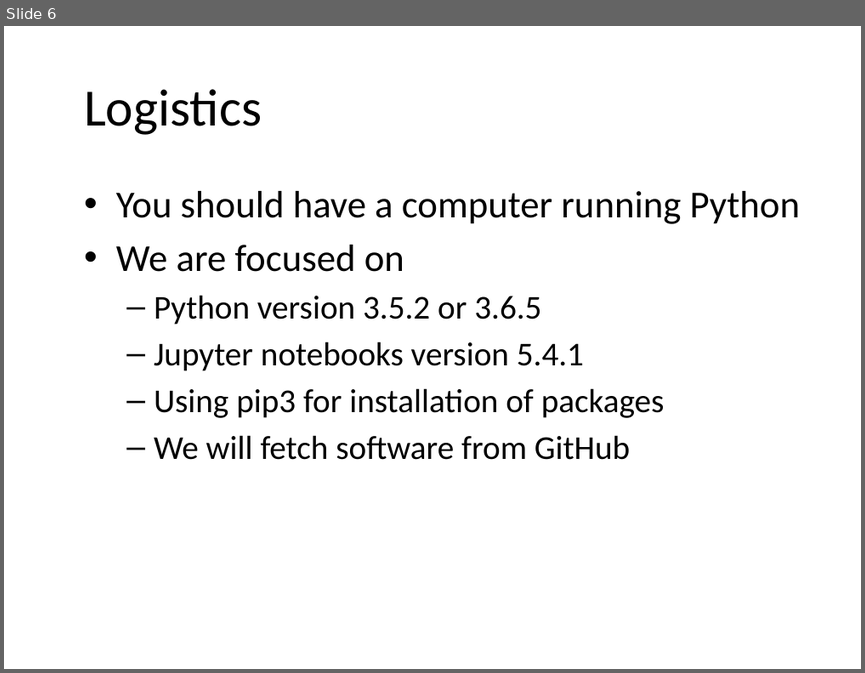
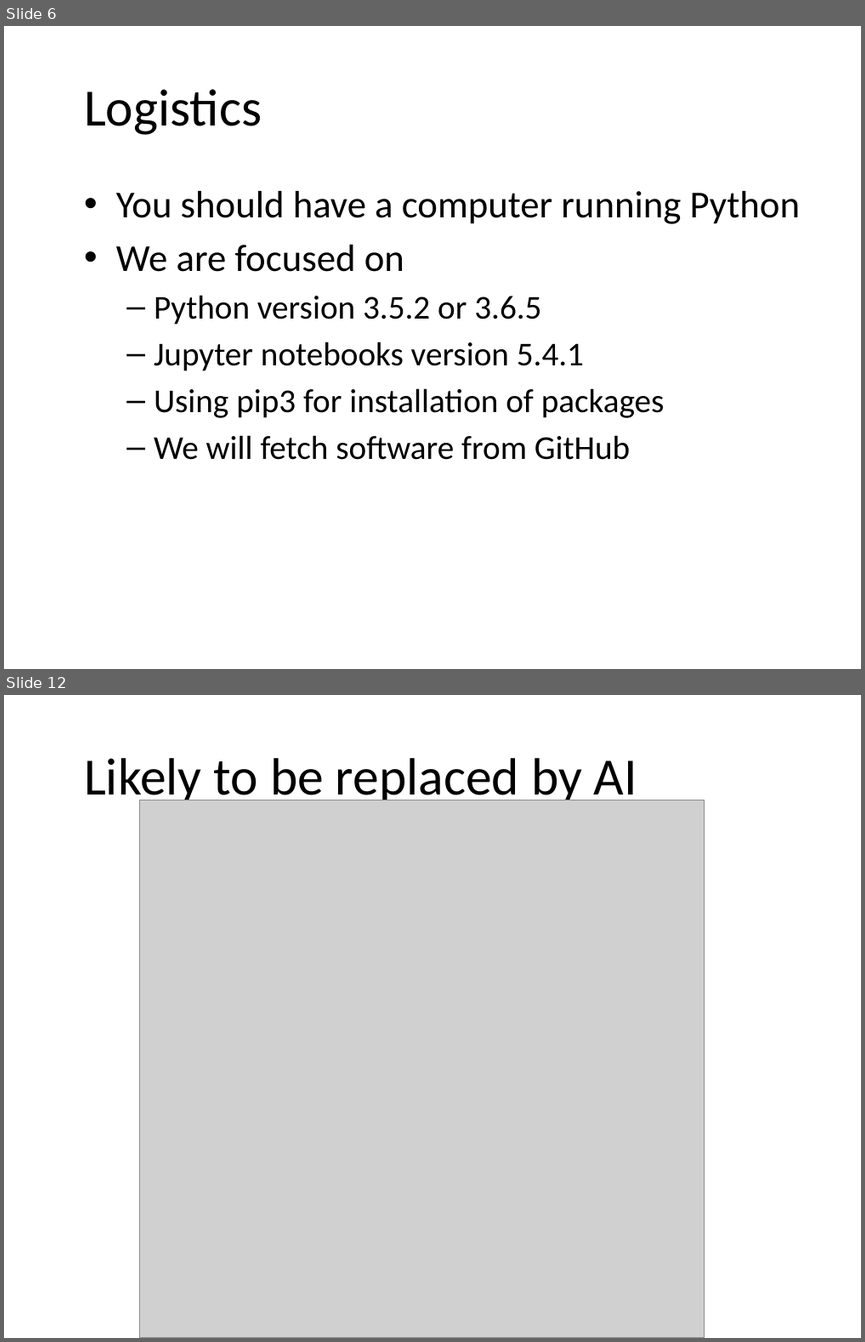
Before and after one commit to JeffRisberg/PythonNotebooksForAI, a slide deck: Documents/10-Introduction.pptx. Shown one above the other, each under a label of ours: slide 6 before the commit, slides 6 and 12 after it; the slides between them are not shown. The pictures are 865x673 and 865x1342 pixels, drawn with LibreOffice and Linux fonts; fonts in the diff are those of the drawing; grey boxes stand for pictures; background and template pictures are left out. Boxes give left, top, right and bottom in pixels: in the first picture for what was removed or moved away, otherwise in the second. Text is boxed around its words. In the diff, an @@ line names an element or a change of style, - is before the commit and + after.

```diff
--- a/Documents/10-Introduction.pptx
+++ b/Documents/10-Introduction.pptx
@@ slide 12 added at (4, 695, 861, 1338), background picture (left out) @@
@@ title added at (84, 758, 637, 807), 44 pt, text #000000 @@
+Likely to be replaced by AI
@@ picture added at (139, 800, 704, 1338) @@
```
Also in this commit, not shown: 1 slide changed, 13 other slides added, 1 slide removed.
